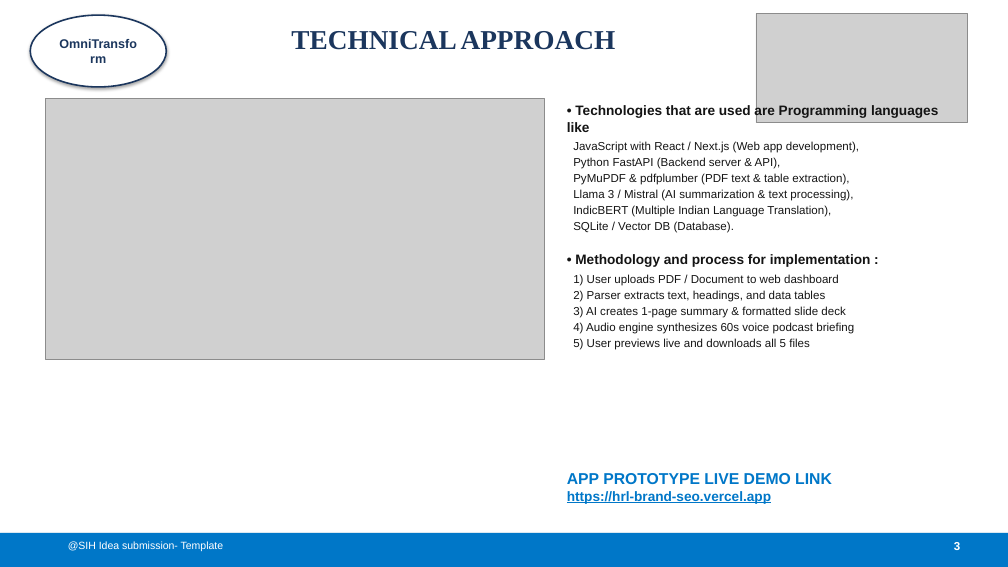
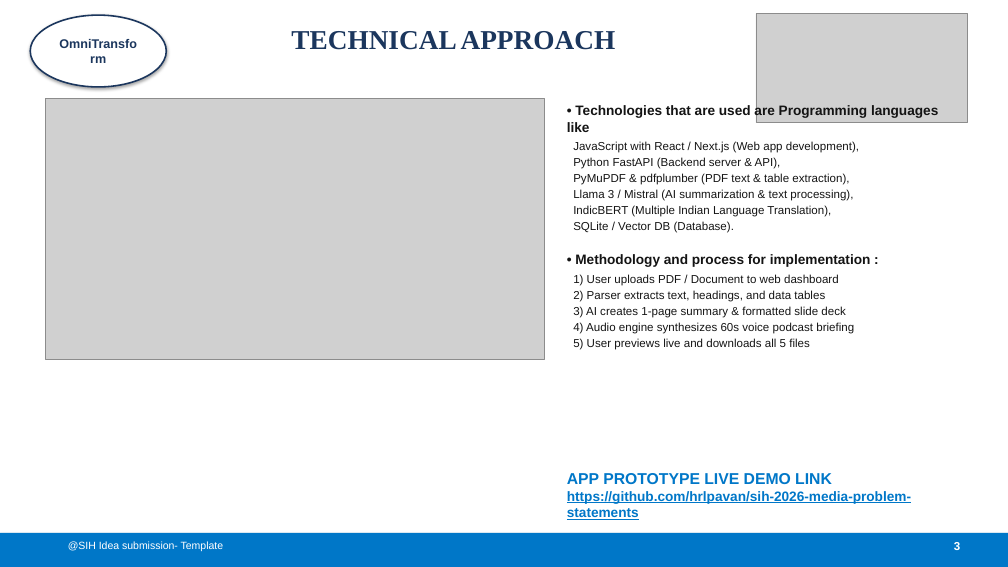
Before and after one commit to hrlpavan/sih-2026-media-problem-statements, a slide deck: slide 3 of SIH2026_Idea_Presentation_PS26154.pptx. Drawn at 1008x567 pixels with LibreOffice and Linux fonts; fonts in the diff are those of the drawing; grey boxes stand for pictures. Boxes give left, top, right and bottom in pixels: in the first picture for what was removed or moved away, otherwise in the second. Text is boxed around its words. In the diff, an @@ line names an element or a change of style, - is before the commit and + after.

```diff
--- a/SIH2026_Idea_Presentation_PS26154.pptx
+++ b/SIH2026_Idea_Presentation_PS26154.pptx
@@ text at bbox=[567, 491, 911, 520]: text changed @@
-https://hrl-brand-seo.vercel.app
+https://github.com/hrlpavan/sih-2026-media-problem-statements
```
Also in this commit, not shown: 1 other slide changed, 5 other files.
